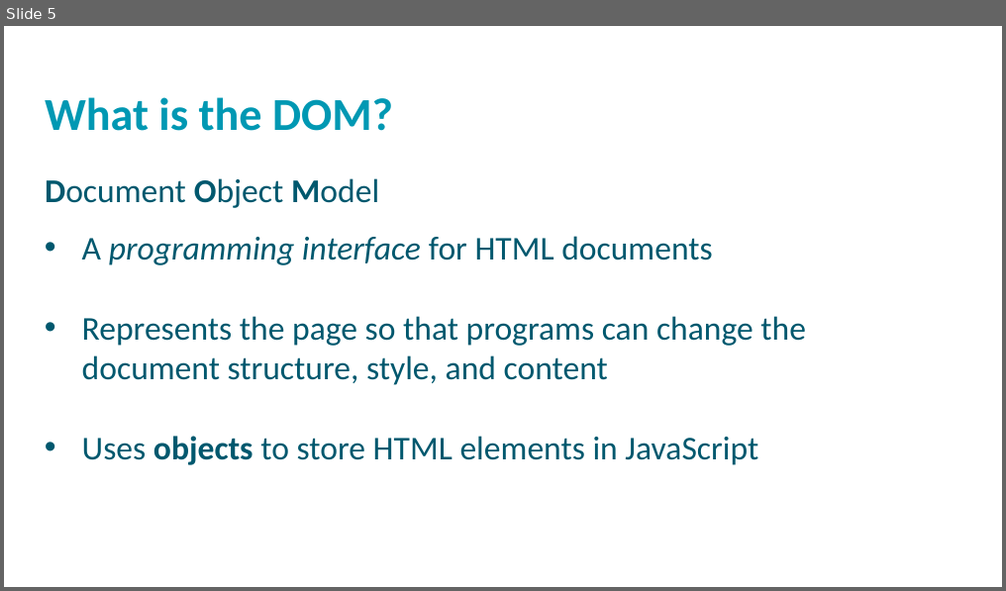
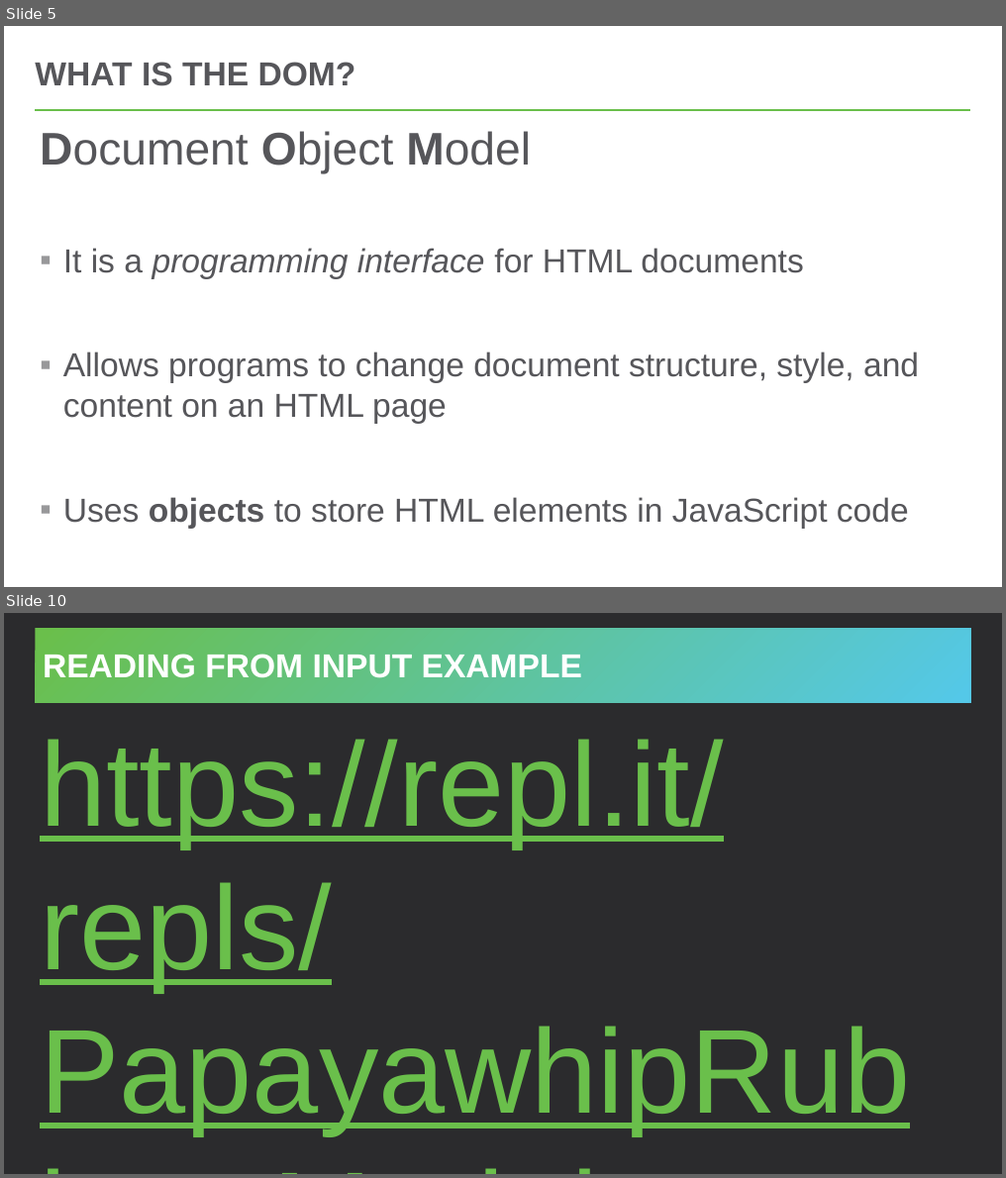
Before and after one commit to hytechclub/web-102, a slide deck: Week06/DomManipulationIntro.pptx. Shown one above the other, each under a label of ours: slide 5 before the commit, slides 5 and 10 after it; the slides between them are not shown. The pictures are 1006x591 and 1006x1178 pixels, drawn with LibreOffice and Linux fonts; fonts in the diff are those of the drawing; background and template pictures are left out. Boxes give left, top, right and bottom in pixels: in the first picture for what was removed or moved away, otherwise in the second. Text is boxed around its words. In the diff, an @@ line names an element or a change of style, - is before the commit and + after.

```diff
--- a/Week06/DomManipulationIntro.pptx
+++ b/Week06/DomManipulationIntro.pptx
@@ slide 10 added at (4,613,1002,1174), background #2B2B2D @@
@@ title added at (36,628,971,703), fill gradient #6ABF4B to #54C8E8, 32 pt, text #FFFFFF, bold @@
+READING FROM INPUT EXAMPLE
@@ text added at (40,739,723,991), 115 pt, text #6ABF4B, underline @@
+https://repl.it/repls/PapayawhipRubberyModels
@@ slide 5 changed as well @@
@@ title "WHAT IS THE DOM?" at (35,62,356,86): vertical alignment top to middle @@
@@ title at (35,62,356,86): text changed; size 44 to 32 pt; font Calibri to Arial; text colour #0098B2 to #56565A @@
-What is the DOM?
+WHAT IS THE DOM?
@@ line added from (36, 110) to (971, 110), #54C8E8 2.25 pt @@
@@ text at (40,131,919,529): text changed; font Calibri to Arial; text colour #00586E to #56565A @@
-• A programming interface for HTML documents
-• Represents the page so that programs can change the document structure, style, and content
-• Uses objects to store HTML elements in JavaScript
+Document Object Model
+▪ It is a programming interface for HTML documents
+▪ Allows programs to change document structure, style, and content on an HTML page
+▪ Uses objects to store HTML elements in JavaScript code
@@ text removed at (45,178,379,208) @@
-Document Object Model
```
Also in this commit, not shown: 8 other slides changed, 1 slide removed, 2 other files.
